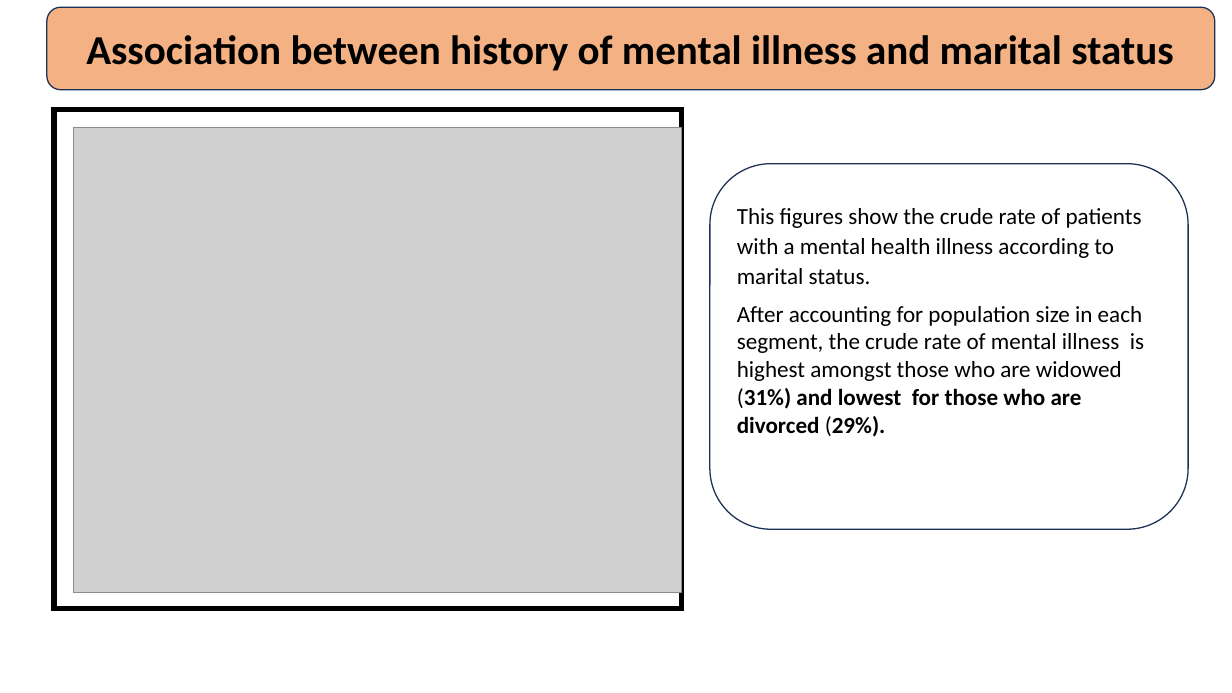
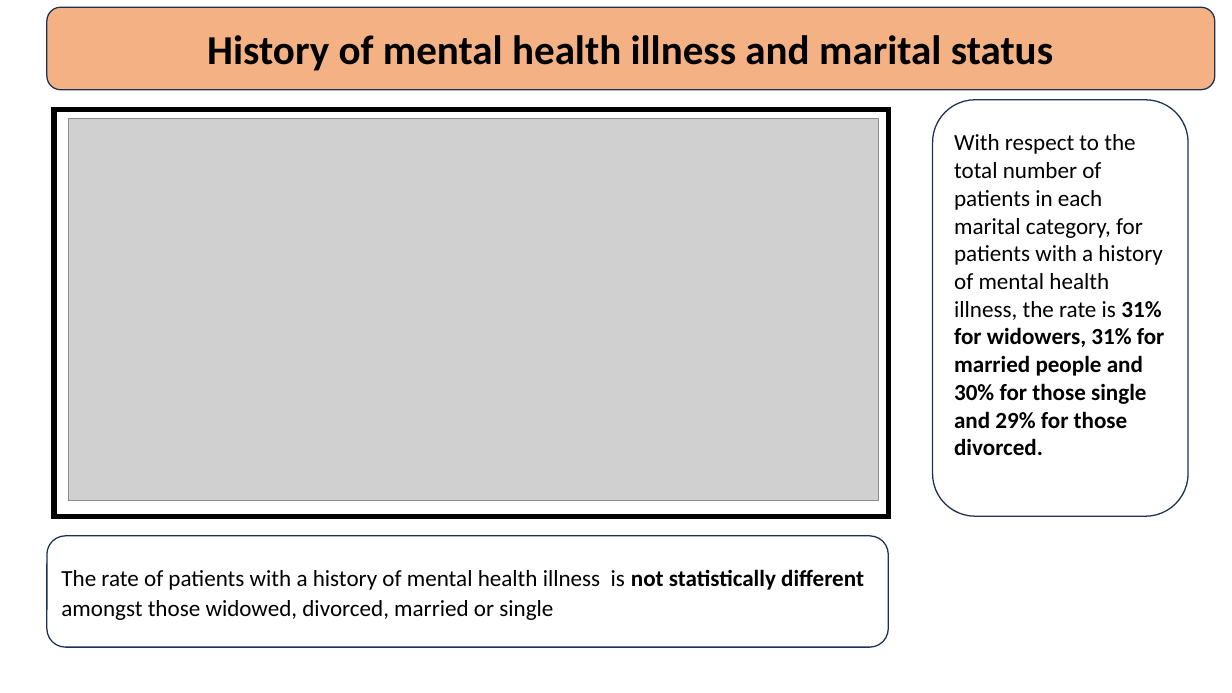
Before and after one commit to hnanji/PREDICTING-MH, a slide deck: slide 7 of reports/mental.health.pptx (slide 6 before the commit). Drawn at 1232x693 pixels with LibreOffice and Linux fonts; fonts in the diff are those of the drawing; grey boxes stand for pictures. Boxes give left, top, right and bottom in pixels: in the first picture for what was removed or moved away, otherwise in the second. Text is boxed around its words. In the diff, an @@ line names an element or a change of style, - is before the commit and + after.

```diff
--- a/reports/mental.health.pptx
+++ b/reports/mental.health.pptx
@@ text in rounded rectangle at [207, 35, 1053, 71]: text changed @@
-Association between history of mental illness and marital status
+History of mental health illness and marital status
@@ rectangle: place and size @@
-rectangle at [54, 109, 681, 609]
+rectangle at [54, 109, 888, 516]
@@ picture: place and size @@
-picture at [73, 128, 681, 593]
+picture at [69, 118, 879, 500]
@@ rounded rectangle "With respect to the total ...": place and size @@
-rounded rectangle "With respect to the total ..." at [710, 164, 1189, 530]
+rounded rectangle "With respect to the total ..." at [933, 100, 1189, 517]
@@ text in rounded rectangle at [954, 134, 1165, 455]: text changed @@
-This figures show the crude rate of patients with a mental health illness according to marital status.
-After accounting for population size in each segment, the crude rate of mental illness is highest amongst those who are widowed (31%) and lowest for those who are divorced (29%).
+With respect to the total number of patients in each marital category, for patients with a history of mental health illness, the rate is 31% for widowers, 31% for married people and 30% for those single and 29% for those divorced.
@@ rounded rectangle added at [47, 536, 889, 647], fill #FFFFFF, outline #1E3256 1 pt, 18 pt, text #000000 @@
+The rate of patients with a history of mental health illness is not statistically different amongst those widowed, divorced, married or single 12%.
```
Also in this commit, not shown: 16 other slides changed, 4 slides added, 2 slides removed.
